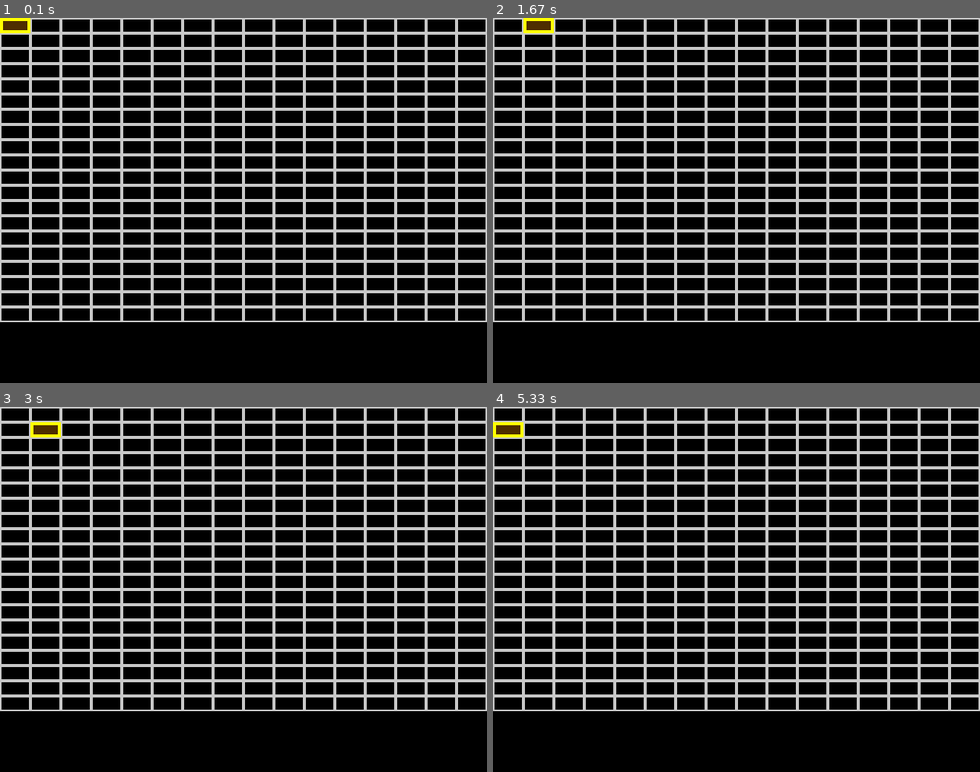
Above: before the commit, frames 1-4 (two rows, left to right).
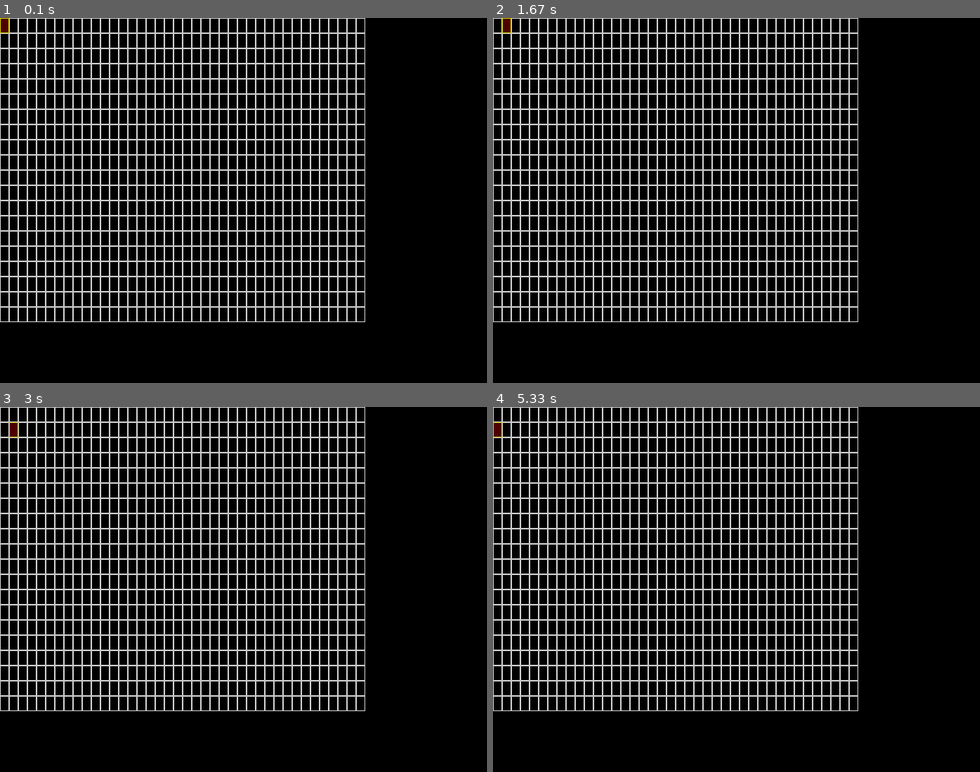
Above: after the commit, the same moments.

Repository: pmuddev/utils
Game: pygame game, started from csv_editor/run.py
Same seed, same stepped clock (60 frames per second), same inputs: the game is played once before the commit and once after it.
Inputs (mouse positions are in pixels of both pictures, inside the frame that each line leads up to):
- Up to frame 1 (0.1 s): no input
- Up to frame 2 (1.67 s): tap Space at 0.33 s; hold Right 0.67-1.13 s; click (736, 222) at 1.22 s
- Up to frame 3 (3 s): hold Right 1.83-2.3 s; hold Left 2.33-2.87 s; hold Down from 2.9 s (still down)
- Up to frame 4 (5.33 s): release Down at 3.2 s; hold Left 3.23-3.63 s; hold Up 3.67-4.03 s; hold Right 4.07-4.7 s; hold Down 4.73-5.1 s; hold Left from 5.13 s (still down)

The runs differ from the first frame. In frame 1, 23% of the frame differs, in the area x 0-100%, y 0-84%; in frame 2, 23%; in frame 3, 23%; in frame 4, 23%.

Commit message:
foreground and background editing

Diff:
--- a/csv_editor/run.py
+++ b/csv_editor/run.py
@@ -23,6 +23,22 @@
 from graphics.bridging.interface import GraphicsInterface, DrawingSurface, Rectangle, InputInterface, FontDefinition, IOEvent
 from graphics.bridging.pygame_interface import PygameInputInterface, PygameGraphicsInterface
 
+SS_CELL_WIDTH_PARAM = "ss.cell_width"
+SS_CELL_HEIGHT_PARAM = "ss.cell_height"
+SS_BORDER_WIDTH_PARAM = "ss.cell_border_width"
+SS_FONT_SIZE_PARAM = "ss.font_size"
+SS_FONT_FACE_PARAM = "ss.courier_new"
+
+SS_CELL_WIDTH_VALUE = 12
+SS_CELL_HEIGHT_VALUE = 20
+SS_CELL_BORDER_WIDTH = 1
+SS_CELL_TEXT_PADDING_VALUE = 1
+SS_FONT_SIZE_VALUE = 16
+SS_FONT_FACE_VALUE = "courier new"
+SS_MARK_COLOR = [200, 0, 0]
+SS_CURSOR_HIGHLIGHT_COLOR = [200, 200, 0]
+SS_CURSOR_BORDER_WIDTH = 1
+
 PROFILER_ENABLED = False
 PROFILER = cProfile.Profile()
 
@@ -99,11 +115,24 @@
 def iterate_function(cell: Cell, spreadsheet: Spreadsheet):
     rule = "01101110"
 
+    def colorize(cell_val):
+        if cell_val == "0":
+            return "bg(255,255,255);fg(255,255,255)??0"
+        else:
+            return "bg(0,0,0);fg(0,0,0)??1"
+
+    def get_content(cell_val):
+        if cell_val is not None and "??" in cell_val:
+            return cell_val.split("??")[1]
+        else:
+            return cell_val
+
+
     if spreadsheet.get(cell) is None:
         # Check parents
-        tl = spreadsheet.get(Cell(cell.row - 1, cell.col - 1))
-        tc = spreadsheet.get(Cell(cell.row - 1, cell.col))
-        tr = spreadsheet.get(Cell(cell.row - 1, cell.col + 1))
+        tl = get_content(spreadsheet.get(Cell(cell.row - 1, cell.col - 1)))
+        tc = get_content(spreadsheet.get(Cell(cell.row - 1, cell.col)))
+        tr = get_content(spreadsheet.get(Cell(cell.row - 1, cell.col + 1)))
 
         # Validate
         count_parents = 0
@@ -112,7 +141,7 @@
                 count_parents +=1
 
         if count_parents < 3 and count_parents > 0:
-            return (cell, "0")
+            return (cell, colorize("0"))
         elif count_parents == 0:
             return (cell, None)
 
@@ -127,7 +156,7 @@
             "001": rule[6],
             "000": rule[7]
         }
-        return (cell, val_map[tl+tc+tr])
+        return (cell, colorize(val_map[tl+tc+tr]))
     else:
         return (cell, spreadsheet.get(cell))
 
@@ -155,8 +184,6 @@
         self.dirty = True
         self.text_cache = {}
         self.cursor_graphic = None
-        self.column_width = 40
-        self.row_height = 20
         self.background = None
         self.version_info = "csved"
         self.mark_graphic = None
@@ -179,21 +206,21 @@
 
         self.graphics_interface.quit()
 
-    def draw_grid(self, surface: DrawingSurface, rows, cols):
-        cell = self.graphics_interface.create_drawing_surface([self.column_width, self.row_height])
+    def draw_grid(self, surface: DrawingSurface, rows, cols) -> None:
+        cell = self.graphics_interface.create_drawing_surface([SS_CELL_WIDTH_VALUE, SS_CELL_HEIGHT_VALUE])
         self.graphics_interface.draw_rectangle(
             cell,
             [200, 200, 200],
-            Rectangle(0, 0, self.column_width, self.row_height),
-            2
+            Rectangle(0, 0, SS_CELL_WIDTH_VALUE, SS_CELL_HEIGHT_VALUE),
+            SS_CELL_BORDER_WIDTH
         )
         for row in range(0, rows):
             for col in range(0, cols):
-                surface.blit(cell, [col * self.column_width, row * self.row_height])
-
-
-
-    def draw(self):
+                surface.blit(cell, [col * SS_CELL_WIDTH_VALUE, row * SS_CELL_HEIGHT_VALUE])
+
+
+
+    def draw(self) -> None:
         if self.background is None:
             self.background = self.graphics_interface.create_drawing_surface([640, 480])
             self.draw_grid(self.background, 20, 40)
@@ -203,32 +230,63 @@
         for row in self.spreadsheet.data:
             for col in self.spreadsheet.data[row]:
                 text = self.spreadsheet.get(Cell(row, col))
-                formatting = None
-
-                if "??" in text:
-                    formatting, text = text.split("??")
-
                 if text not in self.text_cache:
-                    self.text_cache[text] = self.graphics_interface.draw_text(
-                        FontDefinition("courier new", 16),
-                        self.spreadsheet.get(Cell(row, col)),
-                        [255,255,255],
+
+                    if "??" in text:
+                        formatting, content_text = text.split("??")
+                    else:
+                        formatting = None
+                        content_text = text
+
+
+                    bg_color = None
+                    fg_color = [255, 255, 255]
+                    if formatting is not None:
+                        bg_pattern = re.compile(r".*bg\((\d+),(\d+),(\d+)\).*")
+                        bg_matcher = bg_pattern.match(formatting)
+                        if bg_matcher:
+                            bg_color = [
+                                int(bg_matcher.group(1)),
+                                int(bg_matcher.group(2)),
+                                int(bg_matcher.group(3))
+                            ]
+
+                        fg_pattern = re.compile(r".*fg\((\d+),(\d+),(\d+)\).*")
+                        fg_matcher = fg_pattern.match(formatting)
+                        if fg_matcher:
+                            fg_color = [
+                                int(fg_matcher.group(1)),
+                                int(fg_matcher.group(2)),
+                                int(fg_matcher.group(3))
+                            ]
+
+
+                    rendered_text = self.graphics_interface.draw_text(
+                        FontDefinition(
+                            SS_FONT_FACE_VALUE,
+                            SS_FONT_SIZE_VALUE
+                        ),
+                        content_text,
+                        fg_color
                     )
 
-                if formatting is not None:
-                    bg_pattern = re.compile(r".*bg\((\d+),(\d+),(\d+)\).*")
-                    bg_matcher = bg_pattern.match(formatting)
-                    if bg_matcher:
-                        color = [
-                            int(bg_matcher.group(1)),
-                            int(bg_matcher.group(2)),
-                            int(bg_matcher.group(3))
-                        ]
-
+                    if bg_color is not None:
+                        text_surface = self.graphics_interface.create_drawing_surface(
+                            [rendered_text.get_width(), rendered_text.get_height()]
+                        )
+                        text_surface.fill(bg_color)
+                        text_surface.blit(rendered_text, [0,0])
+
+                        self.text_cache[text] = text_surface
+                    else:
+                        self.text_cache[text] = rendered_text
 
                 self.screen.blit(
                     self.text_cache[text],
-                    [2 + col * self.column_width, 2 + row * self.row_height]
+                    [
+                        SS_CELL_TEXT_PADDING_VALUE + col * SS_CELL_WIDTH_VALUE,
+                        SS_CELL_TEXT_PADDING_VALUE + row * SS_CELL_HEIGHT_VALUE
+                    ]
                 )
 
         bbox_min, bbox_max = self.spreadsheet.get_bounding_box()
@@ -236,26 +294,35 @@
         bbox_height = bbox_max.row - bbox_min.row + 1
 
         if self.dirty or self.mark_graphic is None:
-            self.mark_graphic = self.graphics_interface.create_drawing_surface([self.column_width * bbox_width, self.row_height * bbox_height])
+            self.mark_graphic = self.graphics_interface.create_drawing_surface([SS_CELL_WIDTH_VALUE * bbox_width, SS_CELL_HEIGHT_VALUE * bbox_height])
             self.mark_graphic.convert_alpha()
             self.mark_graphic.set_alpha(100)
-            self.mark_graphic.fill((200, 120, 0))
+            self.mark_graphic.fill(SS_MARK_COLOR)
         self.screen.blit(
             self.mark_graphic,
-            [bbox_min.col * self.column_width, bbox_min.row * self.row_height]
+            [bbox_min.col * SS_CELL_WIDTH_VALUE, bbox_min.row * SS_CELL_HEIGHT_VALUE]
         )
 
 
         if self.cursor_graphic is None:
-            self.cursor_graphic = self.graphics_interface.create_drawing_surface([self.column_width, self.row_height])
+            self.cursor_graphic = self.graphics_interface.create_drawing_surface([SS_CELL_WIDTH_VALUE, SS_CELL_HEIGHT_VALUE])
             self.cursor_graphic.set_color_key((0,0,0))
             self.cursor_graphic.fill((0,0,0))
-            self.graphics_interface.draw_rectangle(self.cursor_graphic, [255,255,0], Rectangle(0, 0, self.column_width, self.row_height), 4)
+            self.graphics_interface.draw_rectangle(
+                self.cursor_graphic,
+                SS_CURSOR_HIGHLIGHT_COLOR,
+                Rectangle(0, 0, SS_CELL_WIDTH_VALUE, SS_CELL_HEIGHT_VALUE),
+                SS_CURSOR_BORDER_WIDTH
+            )
 
         cursor_pos: Cell = self.spreadsheet.get_cursor()
-        self.screen.blit(self.cursor_graphic, [cursor_pos.col * self.column_width, cursor_pos.row * self.row_height])
-
-
+        self.screen.blit(
+            self.cursor_graphic,
+            [
+                cursor_pos.col * SS_CELL_WIDTH_VALUE,
+                cursor_pos.row * SS_CELL_HEIGHT_VALUE
+            ]
+        )
 
 
     def parse_events(self) -> None:
